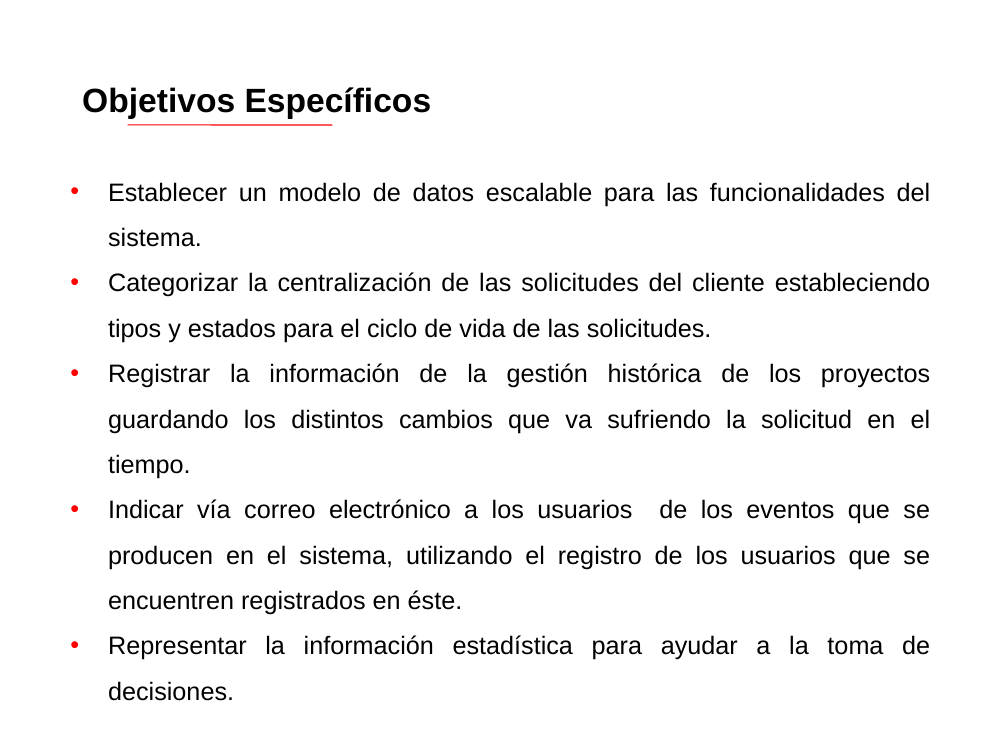
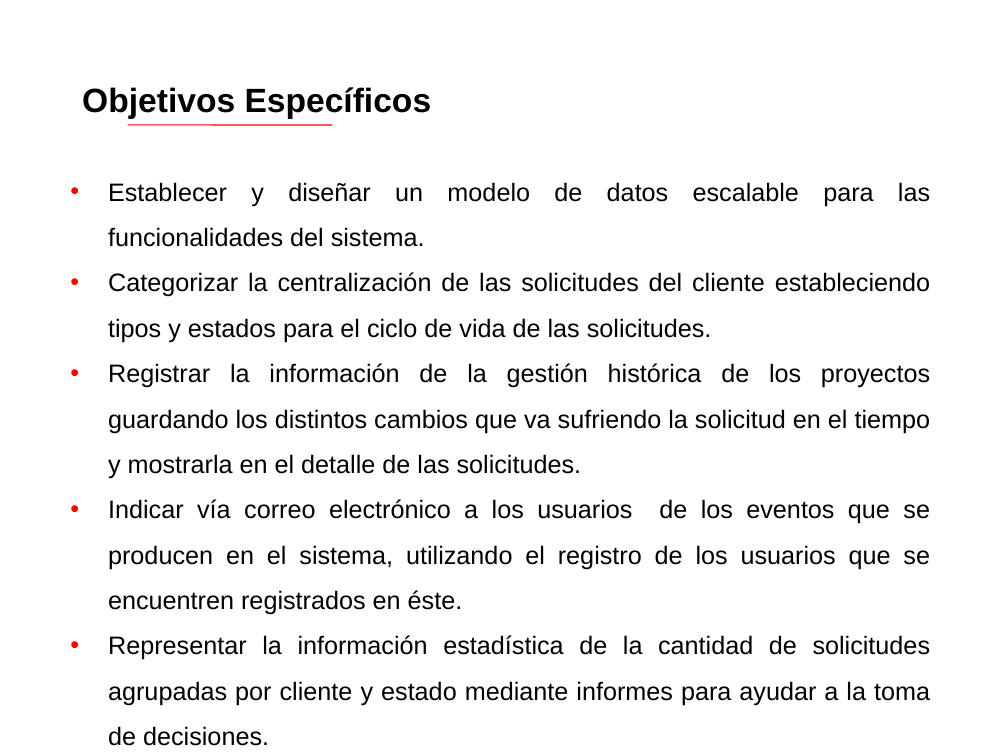
Before and after one commit to luxohcf/sgm-lazos, a slide deck: slide 3 of Ante-Proyecto (entrega 20130909)/Documentación/Presentación Ante-proyecto.ppt. Drawn at 1008x756 pixels with LibreOffice and Linux fonts; fonts in the diff are those of the drawing; background and template pictures are left out. Boxes give left, top, right and bottom in pixels: in the first picture for what was removed or moved away, otherwise in the second. Text is boxed around its words. In the diff, an @@ line names an element or a change of style, - is before the commit and + after.

```diff
--- a/Ante-Proyecto (entrega 20130909)/Documentación/Presentación Ante-proyecto.ppt
+++ b/Ante-Proyecto (entrega 20130909)/Documentación/Presentación Ante-proyecto.ppt
@@ text at <box>108,182,930,247</box>: text changed @@
-• Establecer un modelo de datos escalable para las funcionalidades del sistema.
+• Establecer y diseñar un modelo de datos escalable para las funcionalidades del sistema.
@@ text at <box>108,363,931,479</box>: text changed @@
-• Registrar la información de la gestión histórica de los proyectos guardando los distintos cambios que va sufriendo la solicitud en el tiempo.
+• Registrar la información de la gestión histórica de los proyectos guardando los distintos cambios que va sufriendo la solicitud en el tiempo y mostrarla en el detalle de las solicitudes.
@@ text at <box>108,635,931,746</box>: text changed @@
-• Representar la información estadística para ayudar a la toma de decisiones.
+• Representar la información estadística de la cantidad de solicitudes agrupadas por cliente y estado mediante informes para ayudar a la toma de decisiones.
```
